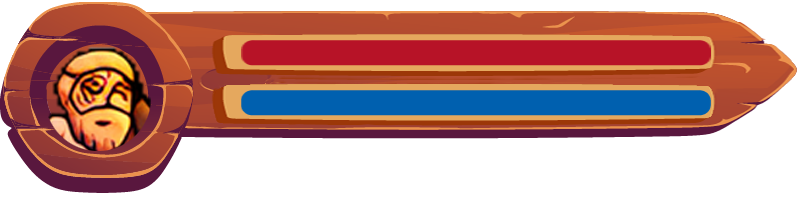
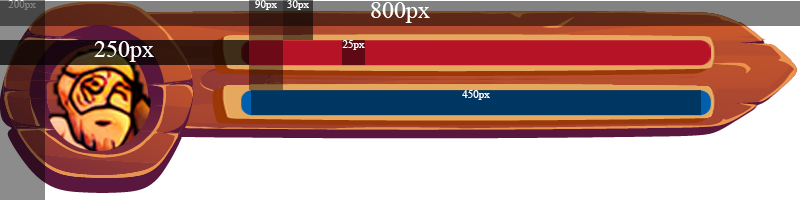
Two versions of the same layered image (800×200). Layer-by-layer changes:
added group "Group 7" with 21 layers above "Layer 7" over [0, 0, 800, 200]
added group "Group 8" with 2 layers in group "Group 7" over [342, 40, 365, 65]
added layer "25px" in group "Group 8" over [342, 40, 365, 50]
added layer "Rectangle 8" (49%) in group "Group 8" over [342, 40, 365, 65]
showed group "Group 4" (2 layers), moved it into group "Group 7" over [249, 0, 283, 90]
showed group "Group 3" (2 layers), moved it into group "Group 7" over [283, 0, 313, 40]
showed group "Group 2" (2 layers), moved it into group "Group 7" over [0, 1, 800, 26]
showed group "Group 1" (2 layers), moved it into group "Group 7" over [0, 40, 249, 65]
showed group "Group 5" (2 layers), moved it into group "Group 7" over [0, 0, 45, 200]
showed group "Group 6" (2 layers), moved it into group "Group 7" over [251, 90, 701, 115]
